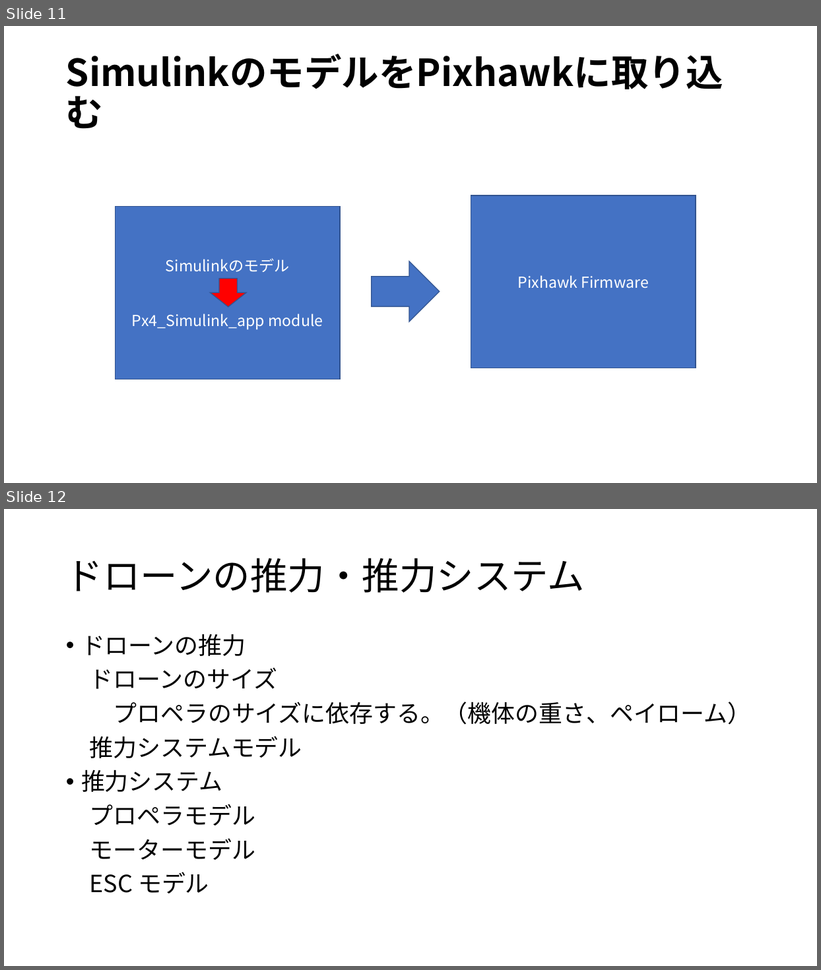
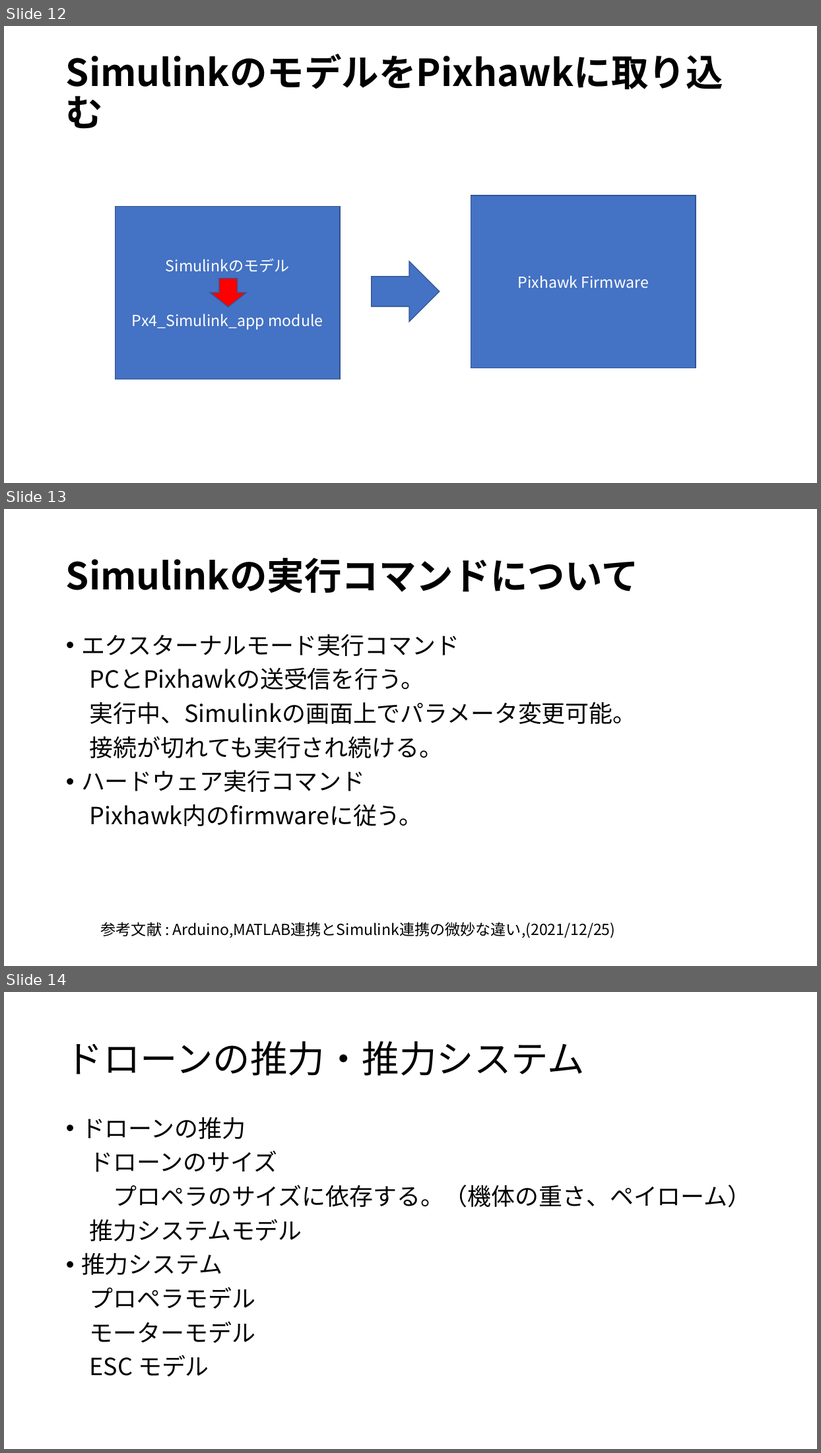
Before and after one commit to yamada4649/tibakoudai_2023, a slide deck: 週報/Pixhawkの知識深堀集.pptx. Shown one above the other, each under a label of ours: slides 11 and 12 before the commit, slides 12, 13 and 14 after it. The pictures are 821x970 and 821x1453 pixels, drawn with LibreOffice and Linux fonts; fonts in the diff are those of the drawing. Boxes give left, top, right and bottom in pixels: in the first picture for what was removed or moved away, otherwise in the second. Text is boxed around its words. In the diff, an @@ line names an element or a change of style, - is before the commit and + after.

```diff
--- a/週報/Pixhawkの知識深堀集.pptx
+++ b/週報/Pixhawkの知識深堀集.pptx
@@ slide 13 added at box(4, 509, 817, 966), background #FFFFFF @@
@@ title added at box(66, 558, 639, 593), 44 pt, text #000000, bold @@
+Simulinkの実行コマンドについて
@@ text added at box(81, 634, 637, 826), 28 pt, text #000000 @@
+• エクスターナルモード実行コマンド
+PCとPixhawkの送受信を行う。
+実行中、Simulinkの画面上でパラメータ変更可能。
+接続が切れても実行され続ける。
+• ハードウェア実行コマンド
+Pixhawk内のfirmwareに従う。
@@ text added at box(101, 922, 616, 939), 18 pt, text #000000 @@
+参考文献 : Arduino,MATLAB連携とSimulink連携の微妙な違い,(2021/12/25)
@@ what was slide 11 is now slide 12 @@
@@ what was slide 12 is now slide 14 @@
```
Also in this commit, not shown: 2 slides changed, 1 other slide added, 39 other files.
